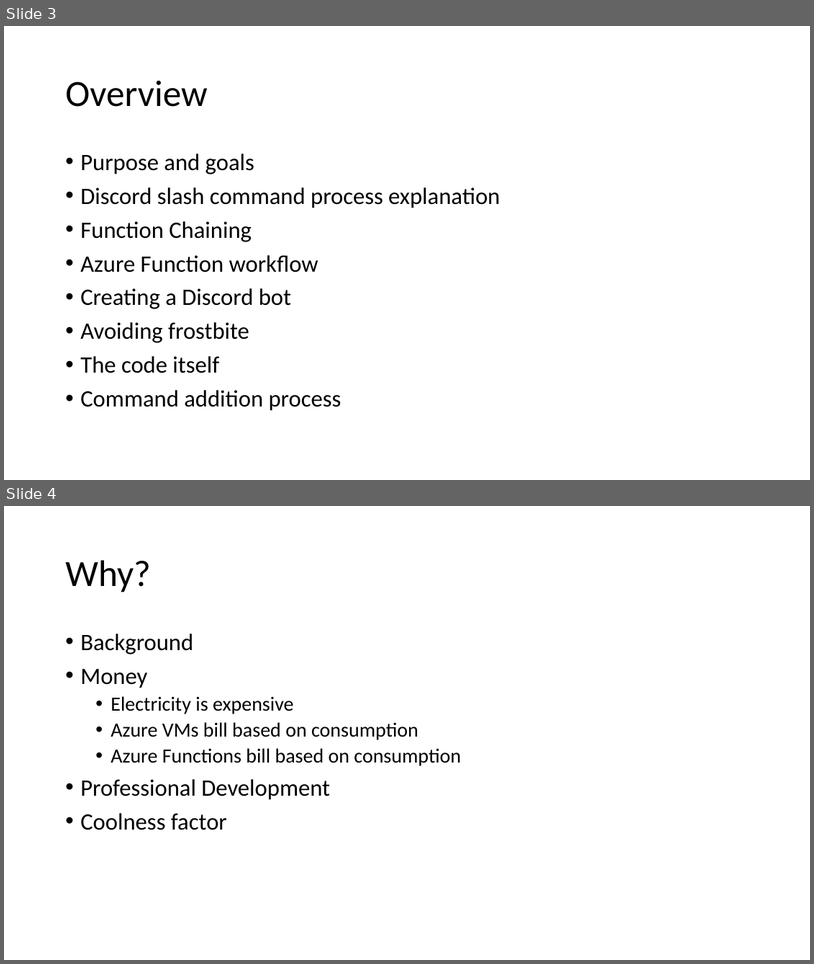
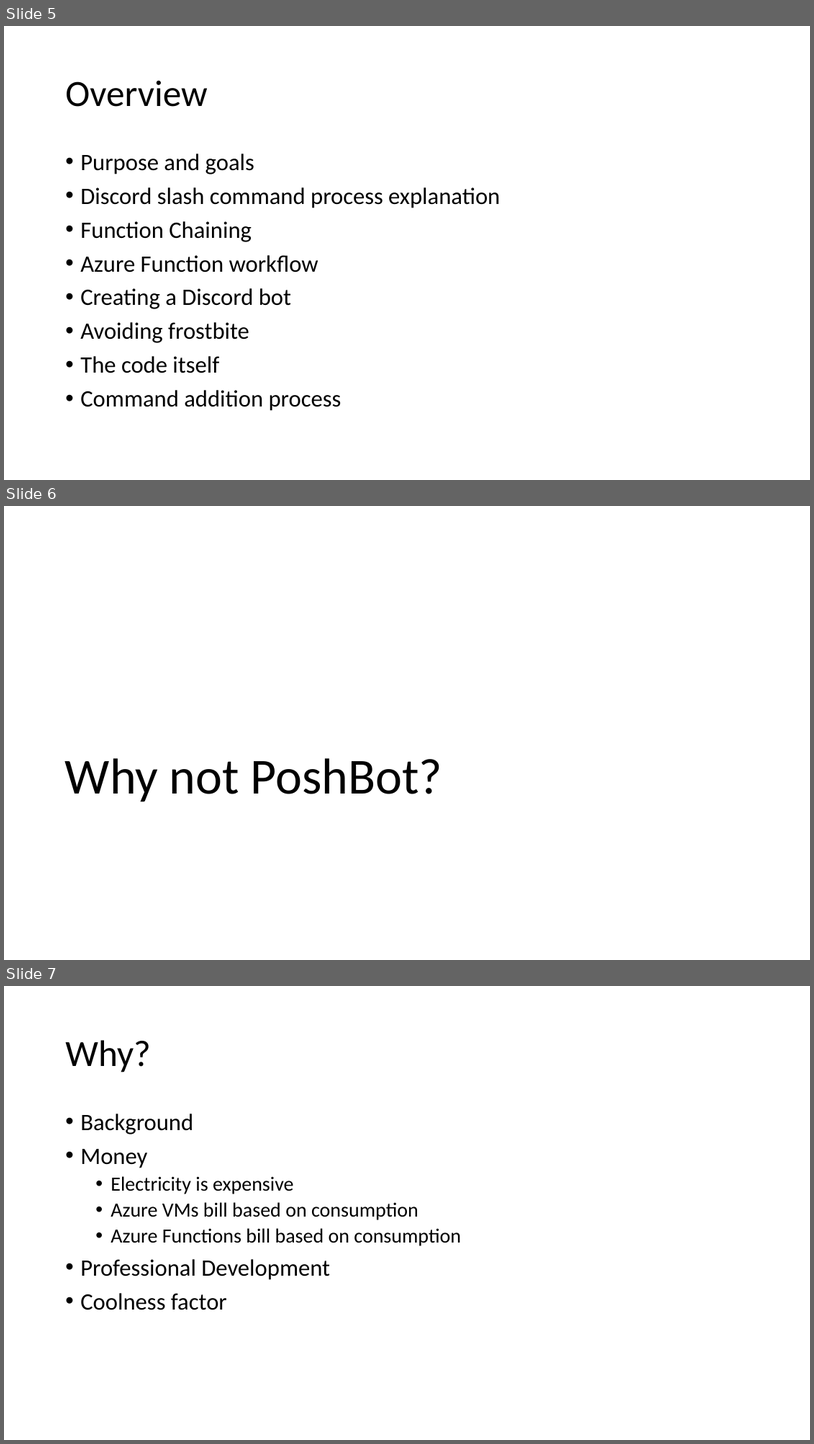
Before and after one commit to ThePoShWolf/Sessions, a slide deck: 2023-04-26 - Building a serverless Discord bot/PowerShell Summit 2023 - Serverless Discord bot.pptx. Shown one above the other, each under a label of ours: slides 3 and 4 before the commit, slides 5, 6 and 7 after it. The pictures are 814x964 and 814x1444 pixels, drawn with LibreOffice and Linux fonts; fonts in the diff are those of the drawing; background and template pictures are left out. Boxes give left, top, right and bottom in pixels: in the first picture for what was removed or moved away, otherwise in the second. Text is boxed around its words. In the diff, an @@ line names an element or a change of style, - is before the commit and + after.

```diff
--- a/2023-04-26 - Building a serverless Discord bot/PowerShell Summit 2023 - Serverless Discord bot.pptx
+++ b/2023-04-26 - Building a serverless Discord bot/PowerShell Summit 2023 - Serverless Discord bot.pptx
@@ slide 6 added at (x1=4, y1=506, x2=810, y2=960), background picture (left out) @@
@@ title added at (x1=65, y1=758, x2=443, y2=802), 60 pt, text #000000 @@
+Why not PoshBot?
@@ what was slide 3 is now slide 5 @@
@@ what was slide 4 is now slide 7 @@
```
Also in this commit, not shown: 4 slides changed, 7 other slides added.
